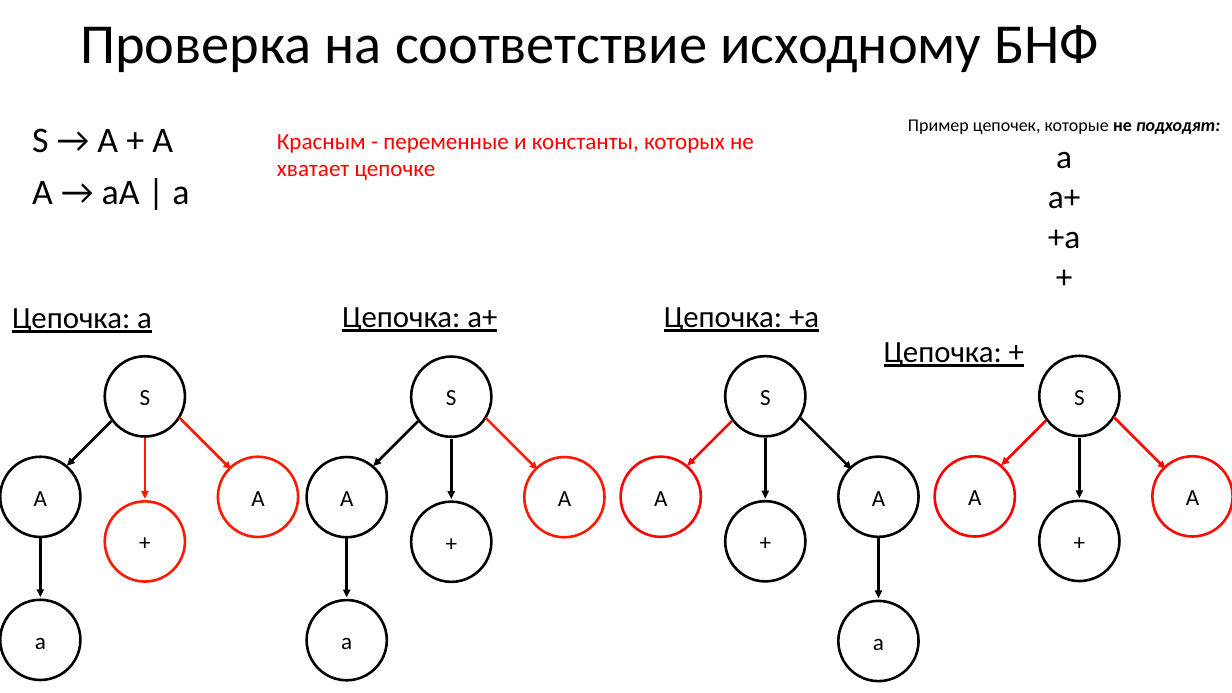
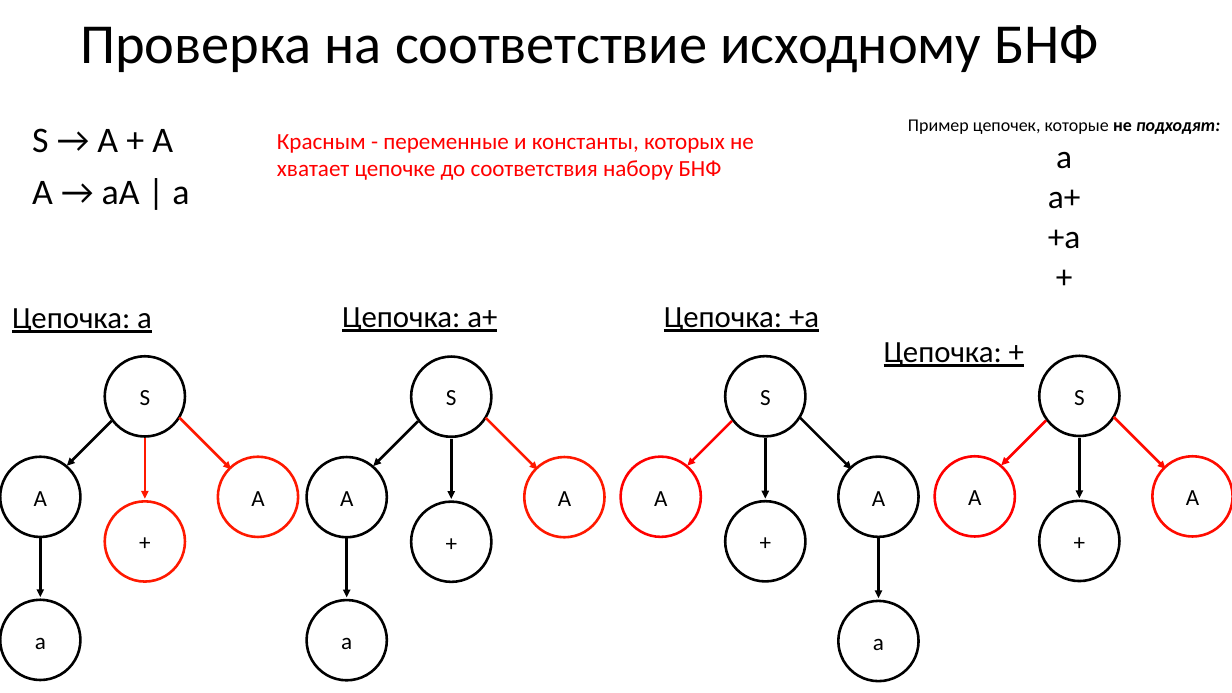
Before and after one commit to goddamnteam/korzun, a slide deck: slide 12 of task6.pptx. Drawn at 1232x693 pixels with LibreOffice and Linux fonts; fonts in the diff are those of the drawing. Boxes give left, top, right and bottom in pixels: in the first picture for what was removed or moved away, otherwise in the second. Text is boxed around its words. In the diff, an @@ line names an element or a change of style, - is before the commit and + after.

```diff
--- a/task6.pptx
+++ b/task6.pptx
@@ text at [277, 134, 754, 180]: text changed @@
-Красным - переменные и константы, которых не хватает цепочке
+Красным - переменные и константы, которых не хватает цепочке до соответствия набору БНФ
```
Also in this commit, not shown: 2 other slides changed.
